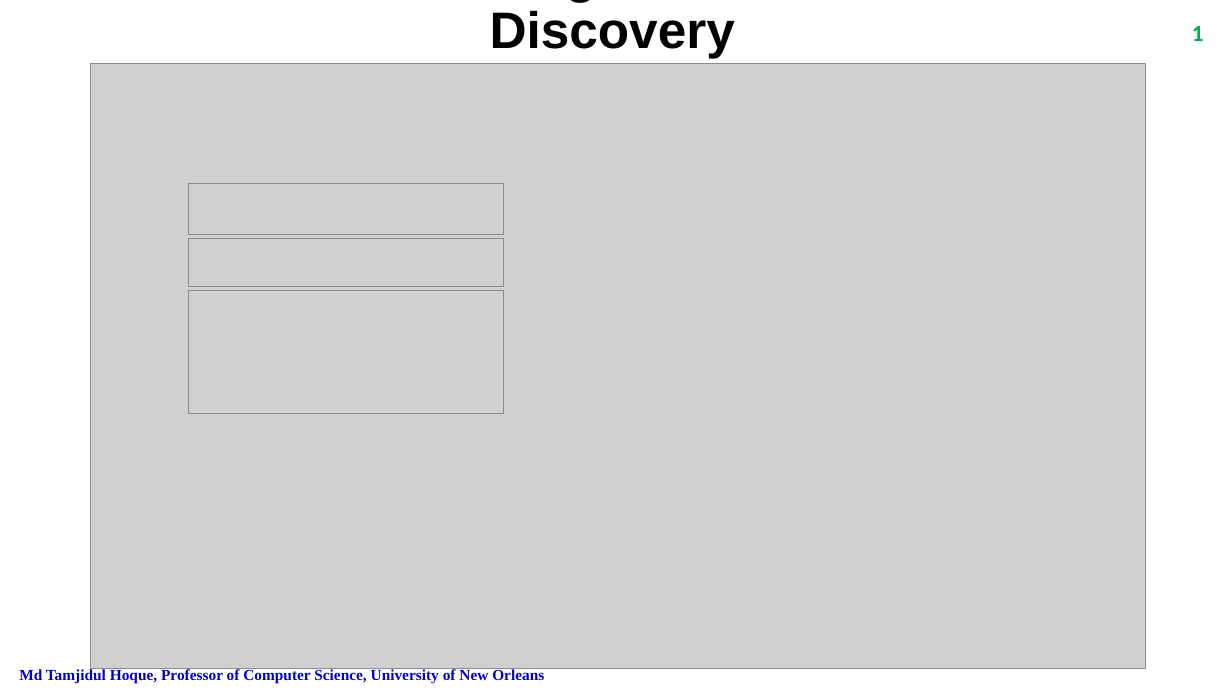
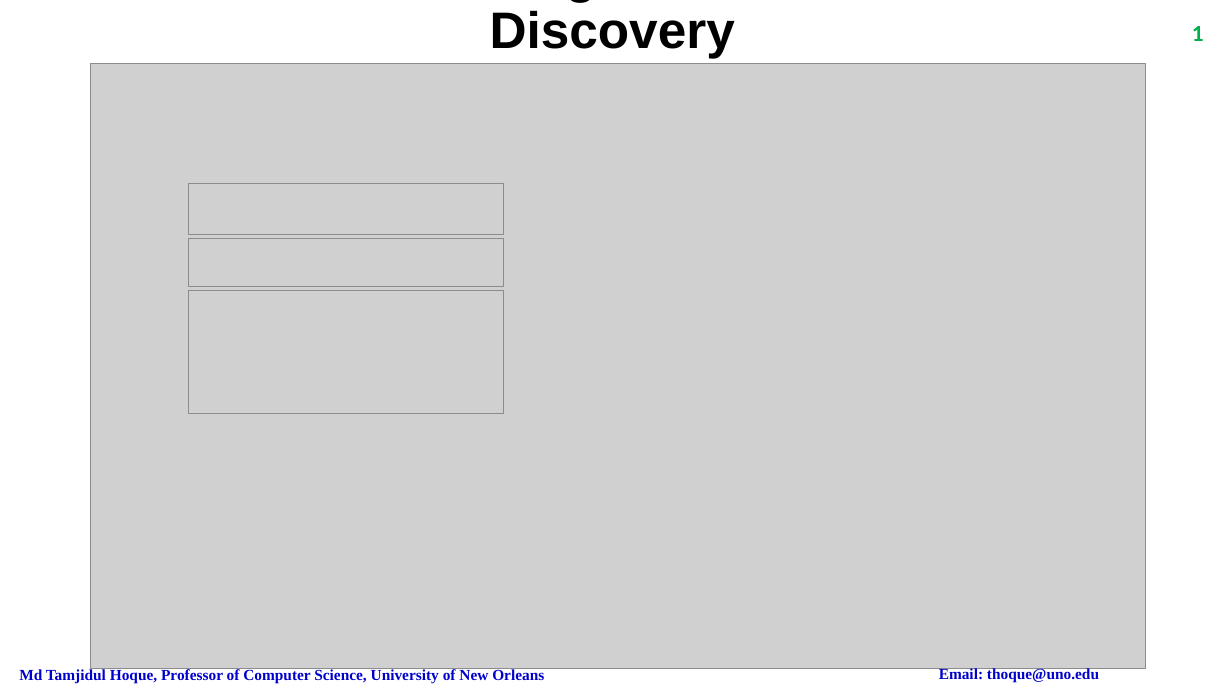
Before and after one commit to tamjidul/tamjidul.github.io, a slide deck: slide 1 of Papers/NISBRE26_Hoque.pptx. Drawn at 1232x693 pixels with LibreOffice and Linux fonts; fonts in the diff are those of the drawing; grey boxes stand for pictures. Boxes give left, top, right and bottom in pixels: in the first picture for what was removed or moved away, otherwise in the second. Text is boxed around its words. In the diff, an @@ line names an element or a change of style, - is before the commit and + after.

```diff
--- a/Papers/NISBRE26_Hoque.pptx
+++ b/Papers/NISBRE26_Hoque.pptx
@@ text added at [939,667,1099,683], 12 pt, text #0000CC, bold @@
+Email: thoque@uno.edu
```
Also in this commit, not shown: 1 slide added, 1 slide removed.
